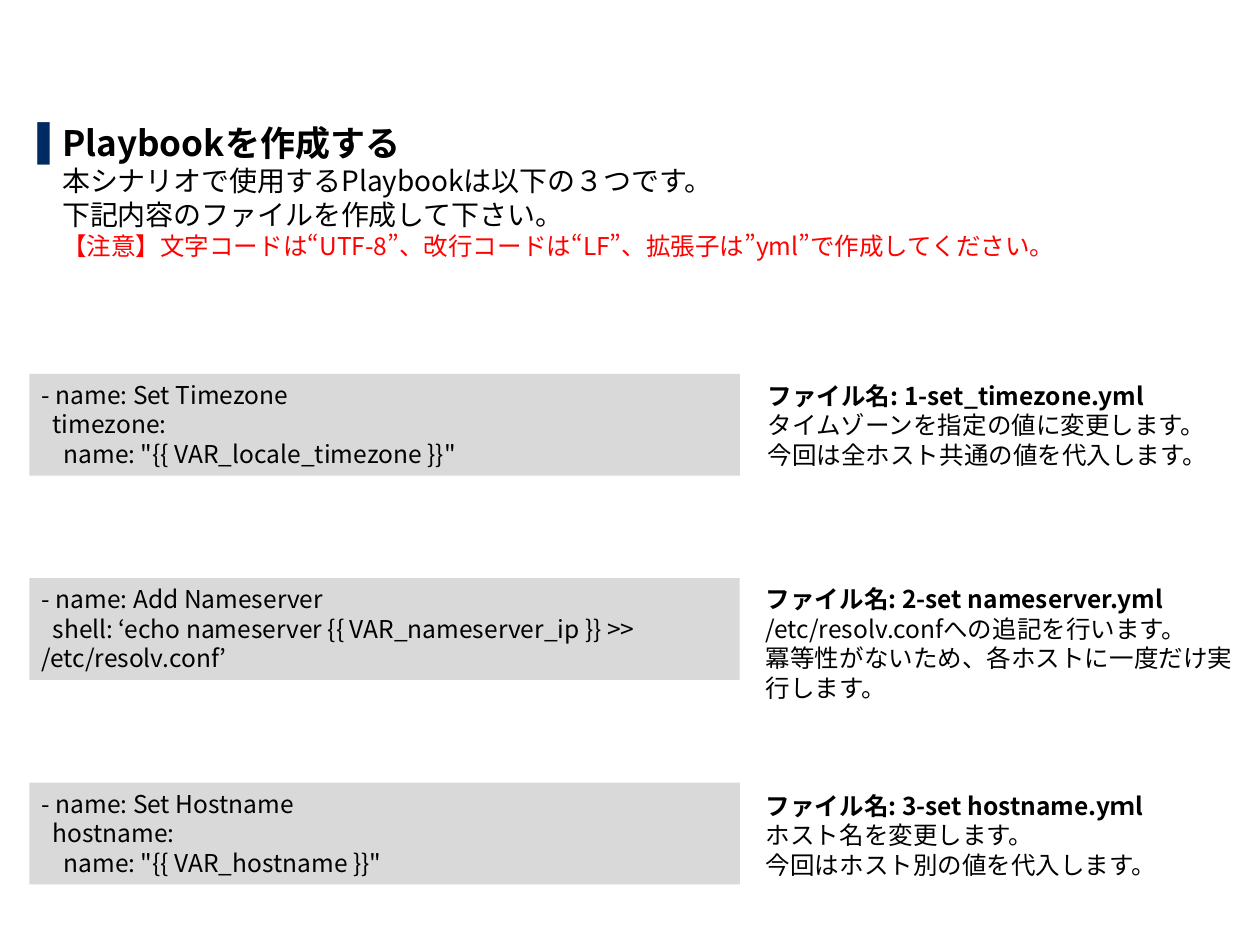
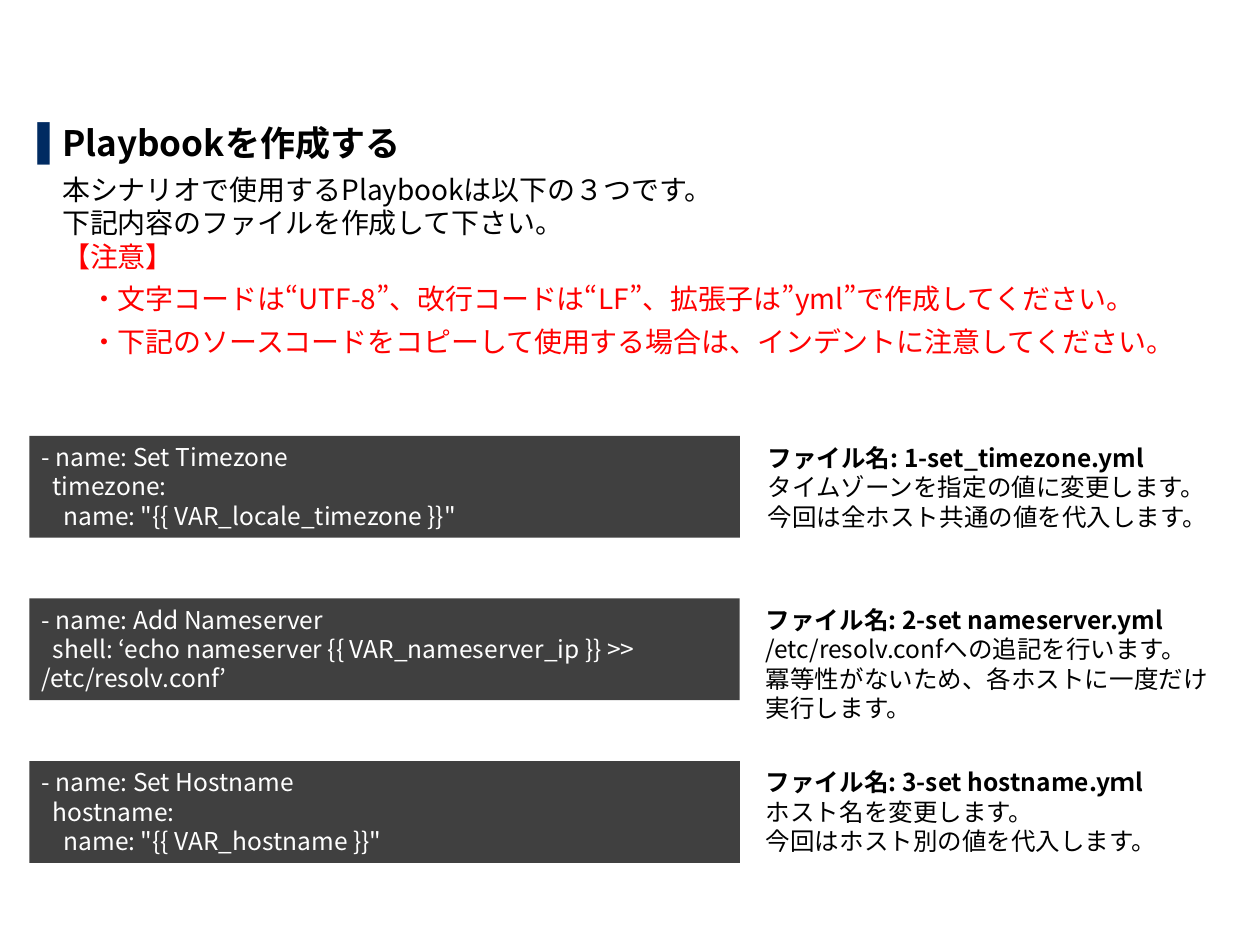
Before and after one commit to exastro-suite/it-automation-docs, a slide deck: slide 10 of asset/Learn_ja/ITA-hg-ps_practice_ja.pptx. Drawn at 1260x945 pixels with LibreOffice and Linux fonts; fonts in the diff are those of the drawing; background and template pictures are left out. Boxes give left, top, right and bottom in pixels: in the first picture for what was removed or moved away, otherwise in the second. Text is boxed around its words. In the diff, an @@ line names an element or a change of style, - is before the commit and + after.

```diff
--- a/asset/Learn_ja/ITA-hg-ps_practice_ja.pptx
+++ b/asset/Learn_ja/ITA-hg-ps_practice_ja.pptx
@@ text at (62, 126, 1174, 355): text changed; size 14 to 16 pt; text colour #000000 to #FF0000 @@
-▌ Playbookを作成する
-  本シナリオで使用するPlaybookは以下の３つです。
-  下記内容のファイルを作成して下さい。
-  【注意】文字コードは“UTF-8”、改行コードは“LF”、拡張子は”yml”で作成してください。
+▌ Playbookを作成する
+  本シナリオで使用するPlaybookは以下の３つです。
+  下記内容のファイルを作成して下さい。
+  【注意】
+  ・文字コードは“UTF-8”、改行コードは“LF”、拡張子は”yml”で作成してください。
+  ・下記のソースコードをコピーして使用する場合は、インデントに注意してください。
@@ text colour #000000 to #FFFFFF; fill #D9D9D9 to #404040 in 3 elements at (29, 598, 740, 701), (29, 761, 740, 863), (29, 436, 740, 538) @@
@@ rectangle "- name: Set Timezone": place and size @@
-rectangle "- name: Set Timezone" at (29, 374, 740, 476)
+rectangle "- name: Set Timezone" at (29, 436, 740, 538)
@@ text "ファイル名: 1-set_timezone.yml": place and size @@
-text "ファイル名: 1-set_timezone.yml" at (768, 384, 1207, 466)
+text "ファイル名: 1-set_timezone.yml" at (768, 446, 1207, 528)
@@ rectangle "- name: Add Nameserver": place and size @@
-rectangle "- name: Add Nameserver" at (29, 578, 740, 680)
+rectangle "- name: Add Nameserver" at (29, 598, 740, 701)
@@ text "ファイル名: 2-set nameserver.yml /etc/resolv.confへの追記を行います。" rewrapped from (766, 587, 1232, 699) to (766, 608, 1208, 719) @@
@@ rectangle "- name: Set Hostname": place and size @@
-rectangle "- name: Set Hostname" at (29, 782, 740, 885)
+rectangle "- name: Set Hostname" at (29, 761, 740, 863)
@@ text "ファイル名: 3-set hostname.yｍl ホスト名を変更します。 今回はホスト別の値を代入します。": place and size @@
-text "ファイル名: 3-set hostname.yｍl ホスト名を変更します。 今回はホスト別の値を代入します。" at (766, 794, 1156, 876)
+text "ファイル名: 3-set hostname.yｍl ホスト名を変更します。 今回はホスト別の値を代入します。" at (766, 770, 1156, 852)
```
Also in this commit, not shown: 36 other slides changed, 1 other file.
